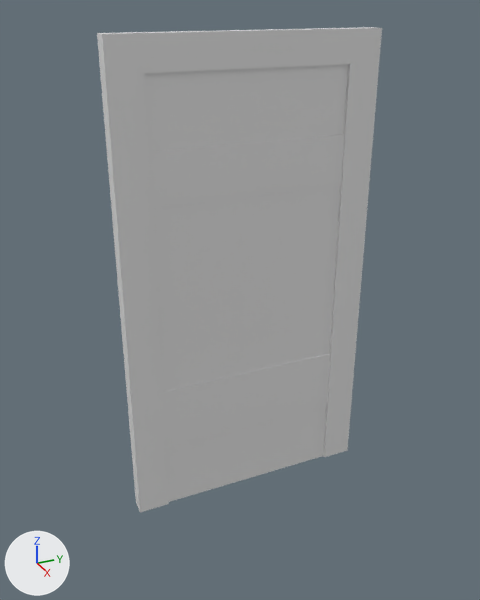
An edit to the FBX model Assets/Joshua/Prefabs/Objects/Normal/Door/Door.fbx, drawn before and after from the same camera.
The view is the same before and after, from a 50 mm lens placed at (9.11, -4.26, 8.17), pointed at (0.18, -0.24, 3.71). The axes (+X, +Y, +Z) are drawn at lower left. The lights are the same throughout. Where no turn or scale is listed for an object, it has been applied to the vertices.

Objects in the first picture: 'Door'.
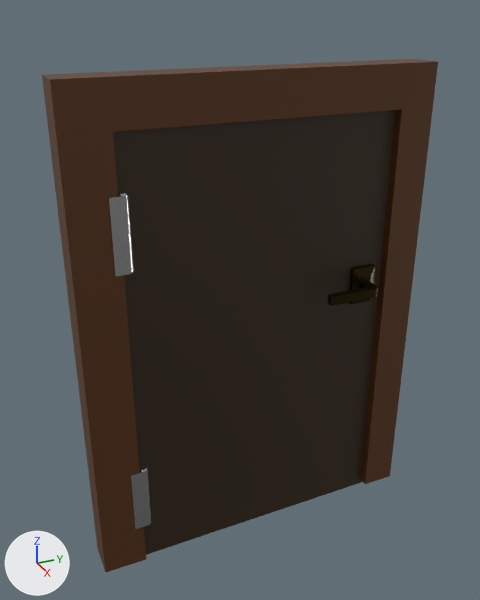
Edits to the bpy script that builds the scene:
```text
Add mat_door:
    mat_door = principled_material('Door')
    mat_door.base_color = (0.0298, 0.0141, 0.00363)  # brown #30200c
Add mat_door_holder_001:
    mat_door_holder_001 = principled_material('Door Holder.001')
    mat_door_holder_001.base_color = (0.482, 0.482, 0.482)  # grey #b8b8b8
    mat_door_holder_001.metallic = 1.0
    mat_door_holder_001.roughness = 0.238
Add mat_door_handle:
    mat_door_handle = principled_material('Door Handle')
    mat_door_handle.base_color = (0.0389, 0.0245, 0.00495)  # brown #382b0f
    mat_door_handle.metallic = 0.953
    mat_door_handle.roughness = 0.384
Add mat_door_frame:
    mat_door_frame = principled_material('Door Frame')
    mat_door_frame.base_color = (0.0961, 0.0301, 0.00296)  # brown #57300a
Change me_cube:
    used by ob_door; location = (0.0, 0.0, 0.0)
    remove me_cube.from_pydata(...)  # 120 vertices, 118 faces; spans x -0.15..0.12, y -2.13..2.13, z -0.05..7.74
    remove me_cube.materials.append(mat_material)  # white #e7e7e7
    add me_cube.from_pydata(...)  # 8 vertices, 6 faces; spans x -0.24..0.15, y -0.02..4.59, z -3.67..3.64
    me_cube part 1: the whole mesh is rebuilt
    add me_cube.materials.append(mat_door)  # brown #30200c
Add me_cylinder:
    me_cylinder.from_pydata(...)  # 136 vertices, 106 faces; spans x -0.096..0.101, y -0.201..0.09, z -0.586..0.586
    me_cylinder.materials.append(mat_door_holder_001)  # grey #b8b8b8
Add me_cube_042:
    me_cube_042.from_pydata(...)  # 12 vertices, 10 faces; spans x -0.06..0.05, y -0.216..0.216, z -0.322..0.322
    me_cube_042.materials.append(mat_door_handle)  # brown #382b0f
Add me_cube_043:
    me_cube_043.from_pydata(...)  # 48 vertices, 30 faces; spans x -0.119..0.228, y -0.835..0.083, z -0.076..0.076
    me_cube_043.materials.append(mat_door_handle)  # brown #382b0f
Add me_cube_038:
    me_cube_038.from_pydata(...)  # 24 vertices, 22 faces; spans x -0.3..0.3, y -2.93..2.86, z -5.1..2.86
    me_cube_038.materials.append(mat_door_frame)  # brown #57300a
Add me_cylinder_001:
    me_cylinder_001.from_pydata(...)  # 136 vertices, 106 faces; spans x -0.096..0.094, y -0.221..0.09, z -0.586..0.588
    me_cylinder_001.materials.append(mat_door_holder_001)  # grey #b8b8b8
Change ob_door:
    ob_door.location: (0.0, 0.0, 0.0) -> (0.36, -2.22, 2.98)
Add ob_door_holder__top:
    ob_door_holder__top = bpy.data.objects.new('Door Holder (Top)', me_cylinder)
    ob_door_holder__top.location = (0.49, -2.12, 5.19)
Add ob_handle_holder:
    ob_handle_holder = bpy.data.objects.new('Handle Holder', me_cube_042)
    ob_handle_holder.location = (0.52, 1.88, 3.73)
Add ob_handle:
    ob_handle = bpy.data.objects.new('Handle', me_cube_043)
    ob_handle.location = (0.68, 1.87, 3.74)
Add ob_cube:
    ob_cube = bpy.data.objects.new('Cube', me_cube_038)
    ob_cube.location = (0.28, 0.02, 4.4)
Add ob_door_holder__bottom:
    ob_door_holder__bottom = bpy.data.objects.new('Door Holder (Bottom)', me_cylinder_001)
    ob_door_holder__bottom.location = (0.49, -2.12, 0.61)
```

Changed parts and their boxes [x1, y1, x2, y2] in the pictures (480 x 600 px):
'Door', reshaped, moved (8% shorter)
    before: [97, 27, 382, 512]
    after: [113, 110, 395, 555]
'Cube', added (brown)
    after: [42, 59, 438, 572]
'Door Holder (Top)', added
    after: [109, 192, 134, 276]
'Door Holder (Bottom)', added
    after: [131, 467, 152, 529]
'Handle', added
    after: [328, 281, 378, 306]
'Handle Holder', added
    after: [349, 264, 375, 305]
